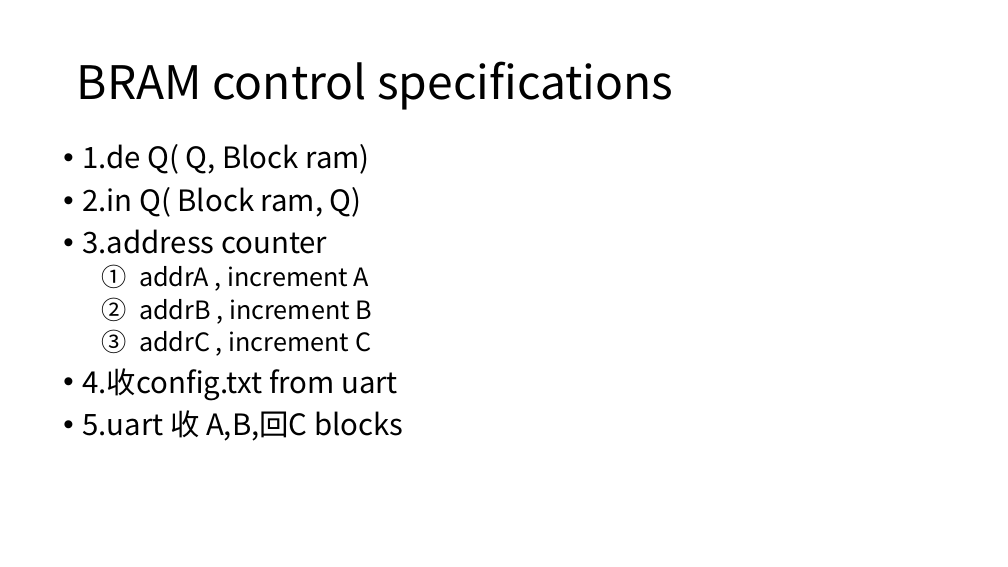
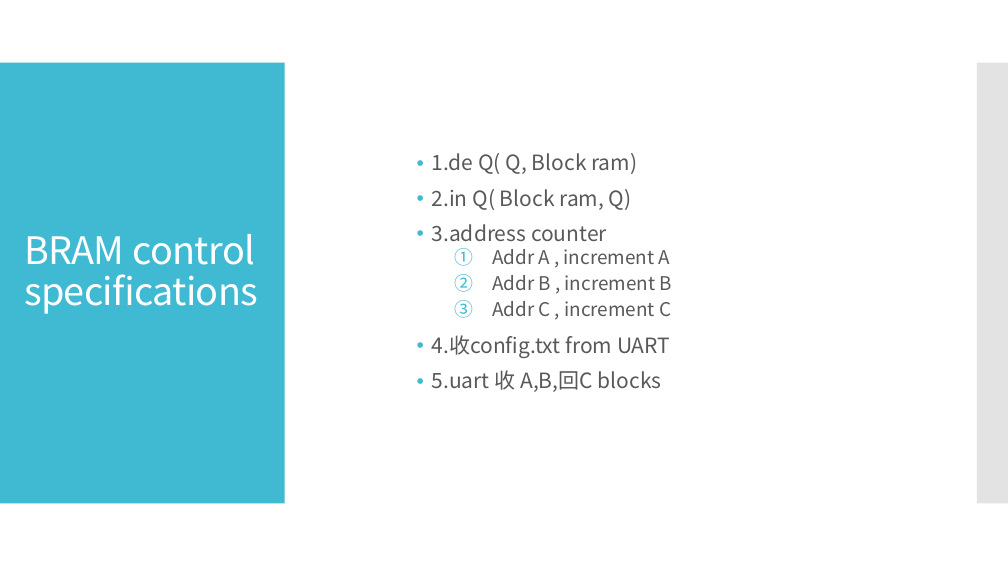
Before and after one commit to BBS86x1023/FPGA-simple-TPU, a slide deck: slide 9 of FPGA Final Project.pptx. Drawn at 1008x567 pixels with LibreOffice and Linux fonts; fonts in the diff are those of the drawing. Boxes give left, top, right and bottom in pixels: in the first picture for what was removed or moved away, otherwise in the second. Text is boxed around its words. In the diff, an @@ line names an element or a change of style, - is before the commit and + after.

```diff
--- a/FPGA Final Project.pptx
+++ b/FPGA Final Project.pptx
@@ rectangle added at box(0, 63, 285, 504), fill #40BAD2 @@
@@ text "1.de Q( Q, Block ram)": place and size @@
-text "1.de Q( Q, Block ram)" at box(82, 144, 403, 441)
+text "1.de Q( Q, Block ram)" at box(432, 153, 671, 392)
@@ text "1.de Q( Q, Block ram)" at box(432, 153, 671, 392): vertical alignment top to middle @@
@@ rectangle added at box(977, 63, 1008, 504), fill #C8C8C8 at 50% opacity @@
@@ text at box(432, 153, 662, 392): size 28 to 20 pt, text colour #000000 to #595959 in "1.de Q( Q, Block ram)", "2.in Q( Block ram, Q)", "3.address counter", "5.uart 收 A,B,回C blocks"; indent changed; more space between paragraphs @@
@@ title "BRAM control specifications": place and size @@
-title "BRAM control specifications" at box(77, 61, 673, 110)
+title "BRAM control specifications" at box(24, 234, 258, 314)
@@ title "BRAM control specifications" at box(24, 234, 258, 314): size 44 to 36 pt, text colour #000000 to #FFFFFF, letter spacing 0 to -0.6 pt @@
@@ text at box(432, 249, 671, 358): text changed; size 24 to 18 pt; text colour #000000 to #595959 @@
-  1. addrA , increment A
-  2. addrB , increment B
-  3. addrC , increment C
-• 4.收config.txt from uart
+  1. Addr A , increment A
+  2. Addr B , increment B
+  3. Addr C , increment C
+• 4.收config.txt from UART
```
Also in this commit, not shown: 20 other slides changed, 8 slides added, 7 slides removed.
